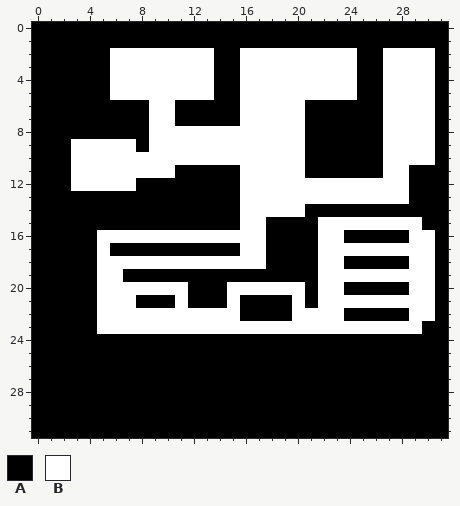
Edited in one commit: pixel-art sprite (res/bitmaps/level1.png). Above, as it was before the edit.
The file is 32x32 pixels.
Palette (. is transparent): A #000000  B #ffffff
The result:
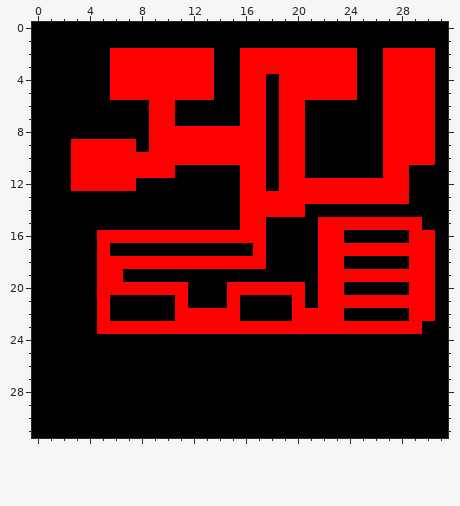
From old to new:
Colour B changes from #ffffff to #ff0000.
Colour B becomes colour A in rows 4 to 12 at x 18; in row 17 at x 16; in row 21 at x 6 to 7; in row 22 at x 6 to 10.
Pixel boxes of the changes (left, top, right, bottom) in both pictures:
changed: (71, 48, 435, 334)
